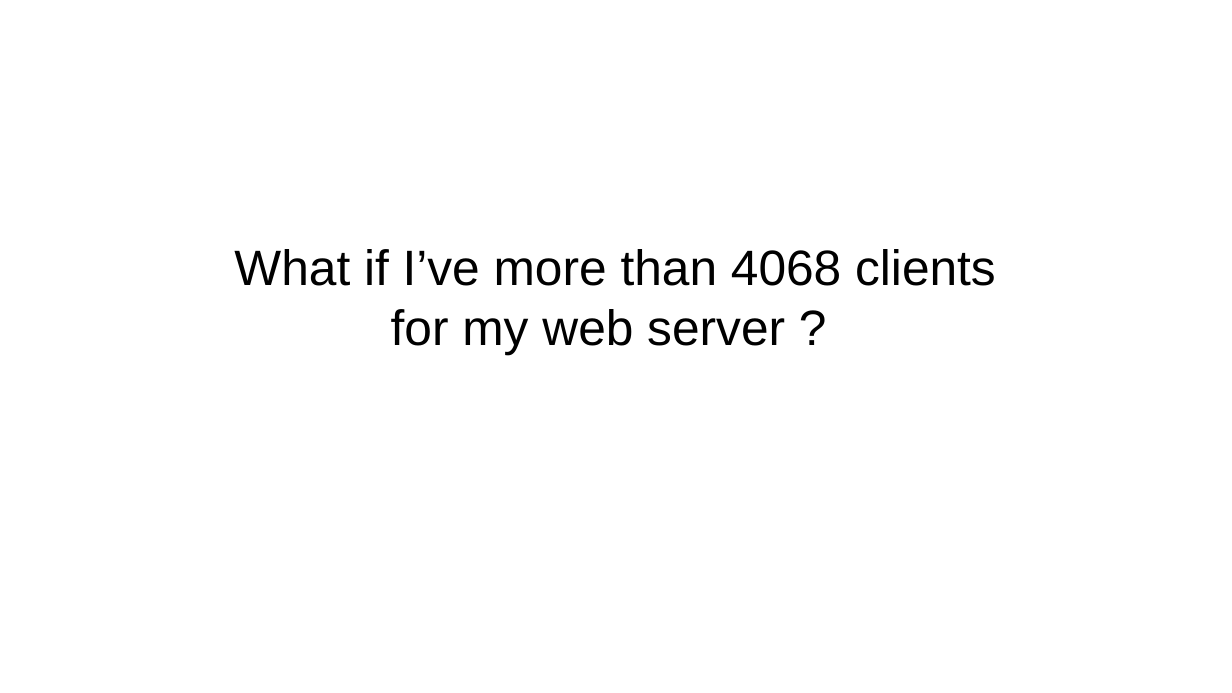
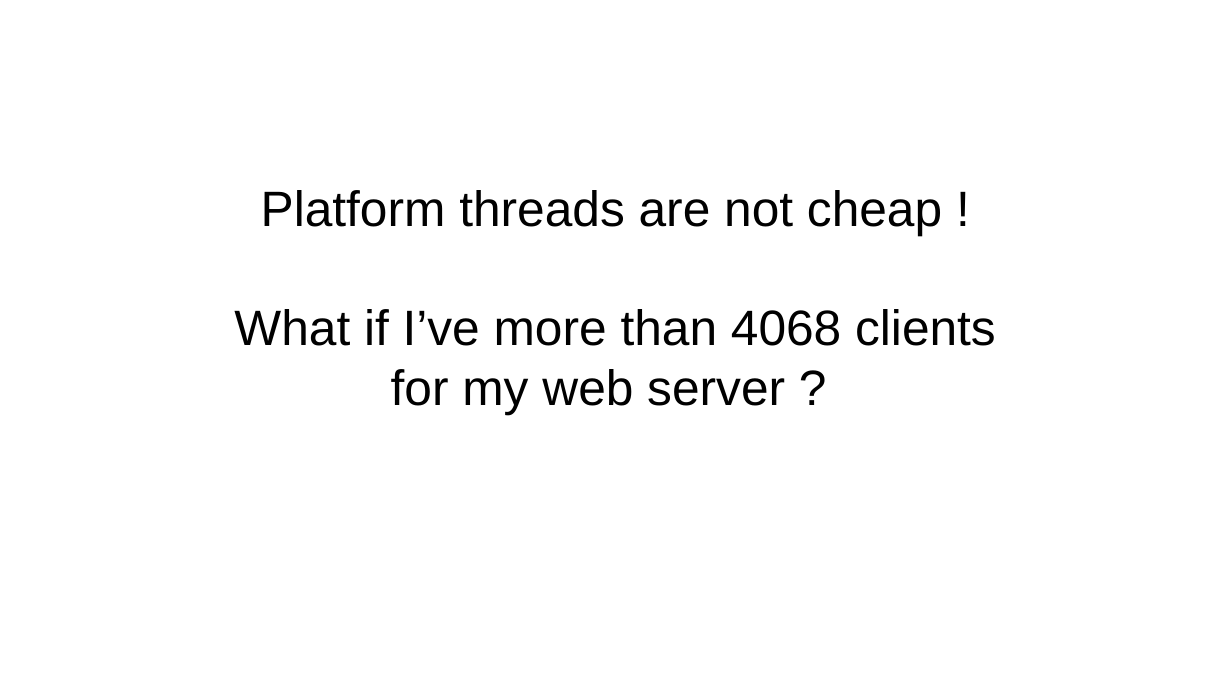
Before and after one commit to forax/loom-fiber, a slide deck: slide 8 of loom is looming.odp. Drawn at 1232x693 pixels with LibreOffice and Linux fonts; fonts in the diff are those of the drawing. Boxes give left, top, right and bottom in pixels: in the first picture for what was removed or moved away, otherwise in the second. Text is boxed around its words. In the diff, an @@ line names an element or a change of style, - is before the commit and + after.

Commit message:
loom implementation: Java platform vs JVM

```diff
--- a/loom is looming.odp
+++ b/loom is looming.odp
@@ subtitle at (234,190,996,414): text changed @@
-What if I’ve more than 4068 clients
-for my web server ?
+Platform threads are not cheap !
+What if I’ve more than 4068 clients
+for my web server ?
```
Also in this commit, not shown: 7 other slides changed, 1 slide added, 1 other file.
